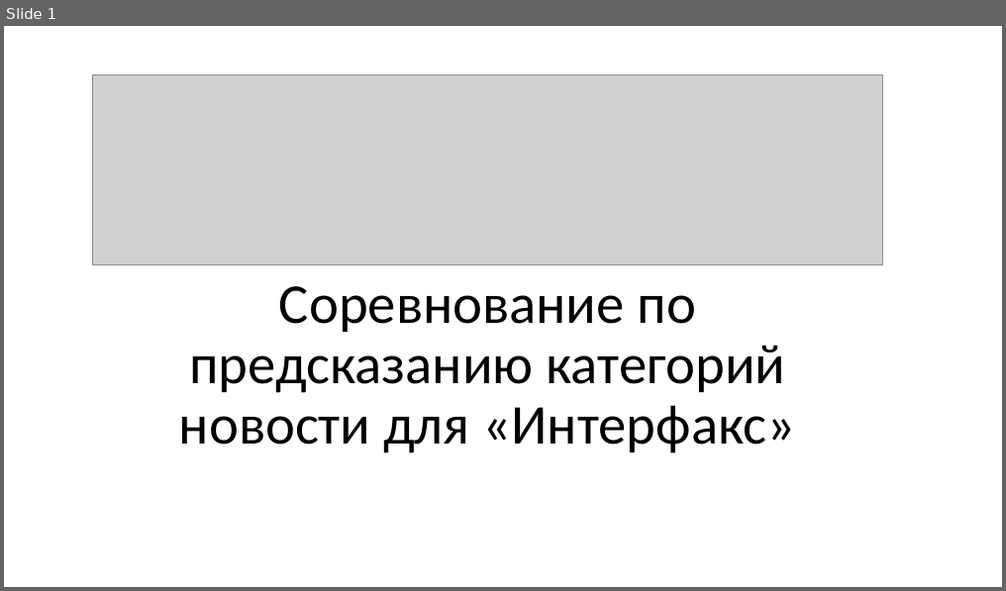
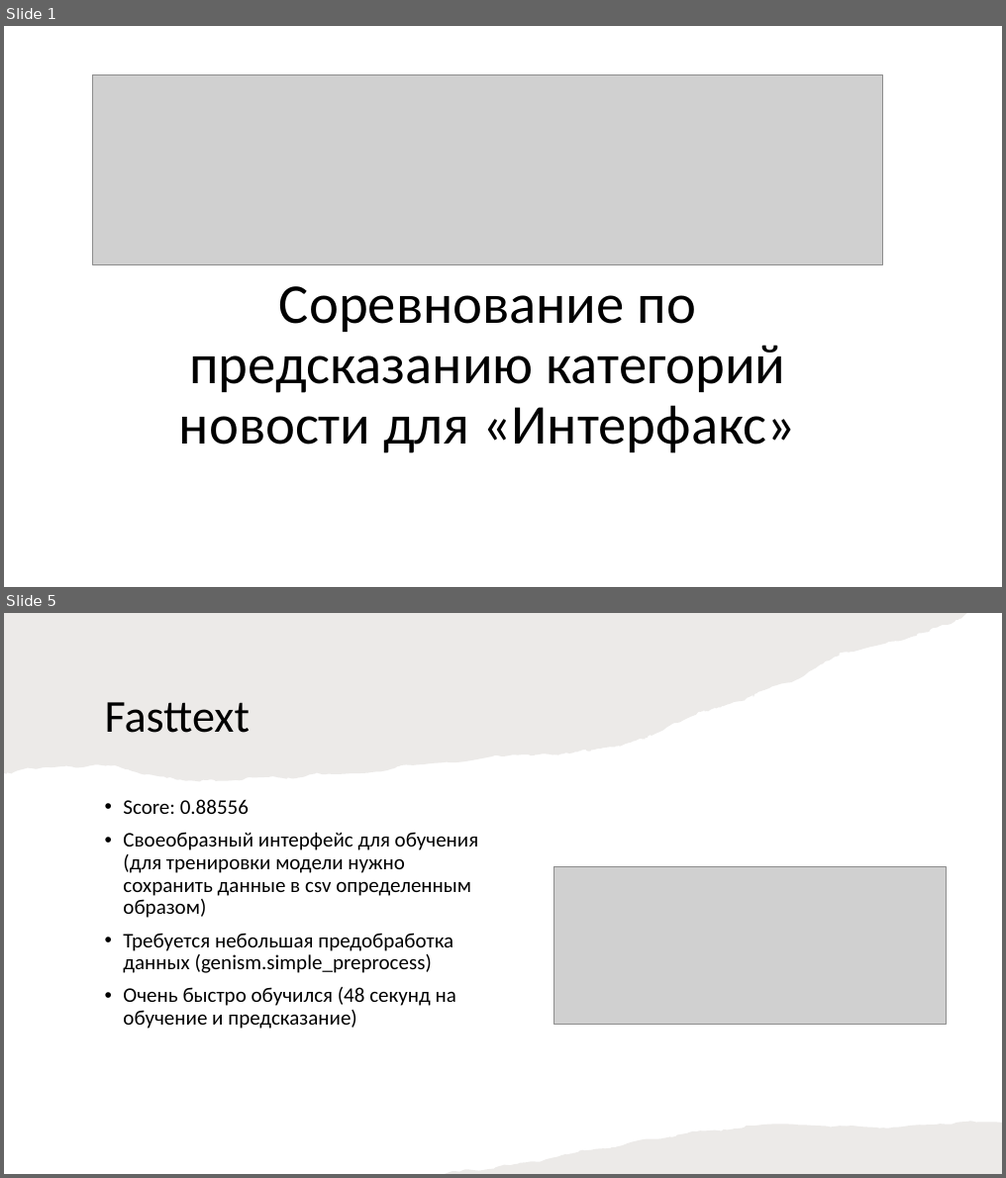
Before and after one commit to rzabolotin/nlp_scan_category_prediction, a slide deck: docs/SCAN news classification.pptx. Shown one above the other, each under a label of ours: slide 1 before the commit, slides 1 and 5 after it; the slides between them are not shown. The pictures are 1006x591 and 1006x1178 pixels, drawn with LibreOffice and Linux fonts; fonts in the diff are those of the drawing; grey boxes stand for pictures. Boxes give left, top, right and bottom in pixels: in the first picture for what was removed or moved away, otherwise in the second. Text is boxed around its words. In the diff, an @@ line names an element or a change of style, - is before the commit and + after.

```diff
--- a/docs/SCAN news classification.pptx
+++ b/docs/SCAN news classification.pptx
@@ slide 5 added at [4,613,1002,1174], background #FFFFFF @@
@@ freeform shape added at [4,613,967,781], fill #82766A at 15% opacity @@
@@ title added at [105,702,250,733], 44 pt, text #000000 @@
+Fasttext
@@ text added at [123,799,479,1029], 20 pt, text #000000 @@
+• Score: 0.88556
+• Своеобразный интерфейс для обучения (для тренировки модели нужно сохранить данные в csv определенным образом)
+• Требуется небольшая предобработка данных (genism.simple_preprocess)
+• Очень быстро обучился (48 секунд на обучение и предсказание)
@@ picture added at [554,866,946,1025] @@
@@ freeform shape added at [445,1121,1002,1174], fill #82766A at 15% opacity @@
```
Also in this commit, not shown: 3 slides changed, 3 other slides added, 3 slides removed, 1 other file.
